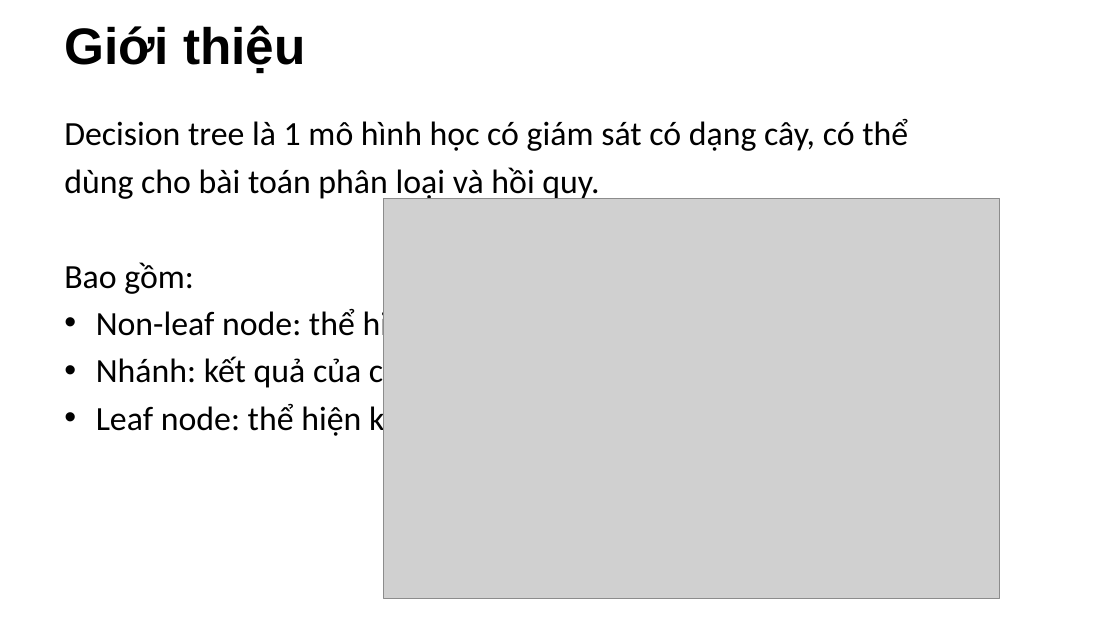
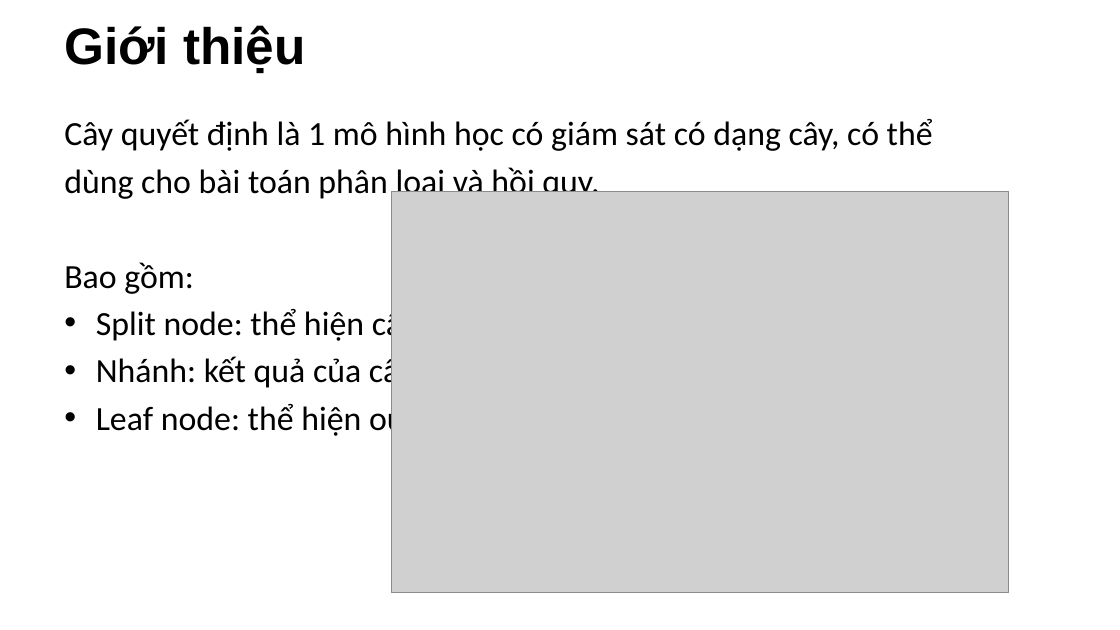
Before and after one commit to NCMyTu/CS523, a slide deck: slide 3 of slide/decision_tree.pptx. Drawn at 1120x630 pixels with LibreOffice and Linux fonts; fonts in the diff are those of the drawing; grey boxes stand for pictures; background and template pictures are left out. Boxes give left, top, right and bottom in pixels: in the first picture for what was removed or moved away, otherwise in the second. Text is boxed around its words. In the diff, an @@ line names an element or a change of style, - is before the commit and + after.

```diff
--- a/slide/decision_tree.pptx
+++ b/slide/decision_tree.pptx
@@ text at [64,118,933,151]: text changed @@
-Decision tree là 1 mô hình học có giám sát có dạng cây, có thể
+Cây quyết định là 1 mô hình học có giám sát có dạng cây, có thể
@@ picture: place and size @@
-picture at [383,198,1000,598]
+picture at [392,192,1008,592]
@@ text at [96,307,420,343]: text changed @@
-• Non-leaf node: thể hiện câu hỏi
+• Split node: thể hiện câu hỏi
@@ text at [96,402,463,438]: text changed @@
-• Leaf node: thể hiện kết quả
+• Leaf node: thể hiện output
```
Also in this commit, not shown: 8 other slides changed, 2 slides added.
